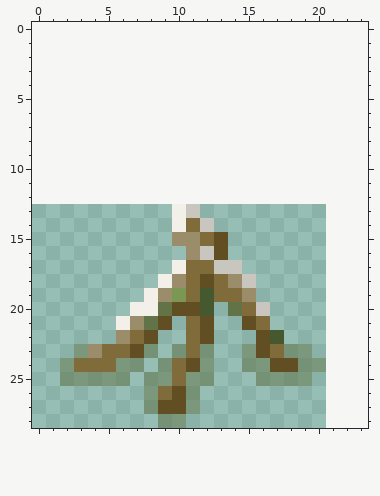
Pixel-art sprite -- Assets/Gfx/MapArt/Default/Swamp/swamptree3s.png. The picture above is the old version.
The file is 21x17 pixels. The old version is drawn lined up with the new one, on the new canvas.
The same view after the edit:
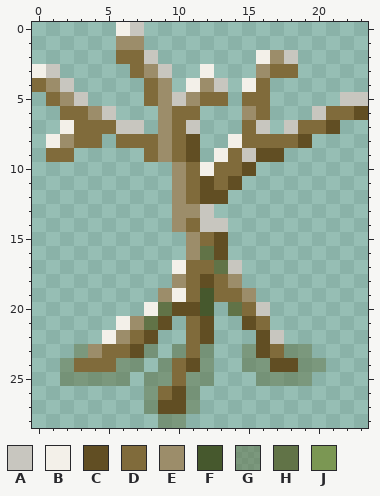
Palette (. is transparent): A #c8c6bf  B #f3f0e9  C #614e23  D #806b3b  E #9c8d6a  F #46582d  G #61734780  H #617347  J #7b9753
Changes in this commit:
canvas 21x17 -> 24x29, the old top-left corner now at 0,13 (the part of the old canvas that was cut away was empty and is not shown)
There is now colour A in row 0 at x 7; in row 2 at x 8 and 18; in row 3 at x 1 and 9; in row 4 at x 2 and 13; in row 5 at x 3, 10 and 22 to 23; in row 6 at x 5 and 20.
There is now colour A in row 7 at x 6 to 7, 11, 16 and 18; in row 9 at x 15; in row 13 at x 12; in row 14 at x 13.
The edit turns colour F into colour A in row 22 at x 17.
There is now colour B in row 0 at x 6; in row 2 at x 16; in row 3 at x 0 and 12; in row 4 at x 11 and 15; in row 7 at x 2; in row 8 at x 1 and 14.
There is now colour B in row 9 at x 13; in row 10 at x 12; in row 22 at x 5.
The edit turns colour J into colour B in row 19 at x 10.
There is now colour C in row 6 at x 23; in row 7 at x 21; in row 8 at x 11 and 19; in row 9 at x 11 and 16 to 17; in row 10 at x 15; in row 11 at x 12 and 14.
There is now colour C in row 12 at x 12 to 13.
There is now colour D in row 2 at x 6 to 7; in row 3 at x 7 and 17 to 18; in row 4 at x 0, 8 and 16; in row 5 at x 1, 8, 12 to 13 and 15 to 16; in row 6 at x 2 to 3, 10 to 11, 16 and 21 to 22; in row 7 at x 3 to 5, 10, 15 and 19 to 20.
There is now colour D in row 8 at x 3 to 4, 6 to 8, 10 and 15 to 18; in row 9 at x 1 to 2, 8, 10 and 14; in row 10 at x 11 and 13 to 14; in row 11 at x 11 and 13; in row 12 at x 11.
There is now colour E in row 1 at x 6 to 7; in row 2 at x 17; in row 3 at x 8 and 16; in row 4 at x 1, 9 and 12; in row 5 at x 2, 9 and 11; in row 6 at x 4, 9 and 15.
There is now colour E in row 7 at x 9; in row 8 at x 2 and 9; in row 9 at x 9; in rows 10 to 12 at x 10.
The edit turns colour A into colour E in row 13 at x 11.
The edit turns colour B into colour E in rows 13 to 14 at x 10.
The edit turns colour A into colour H in row 16 at x 12; in row 17 at x 13.
The author cleared colour A in row 18 at x 15.
The author cleared colour B in row 18 at x 9; in row 19 at x 8; in row 20 at x 7.
The author cleared colour E in row 15 at x 10.
Boxes around the changes in both pictures, in picture pixels (x1, y1, x2, y2):
changed: (32, 22, 368, 344)
